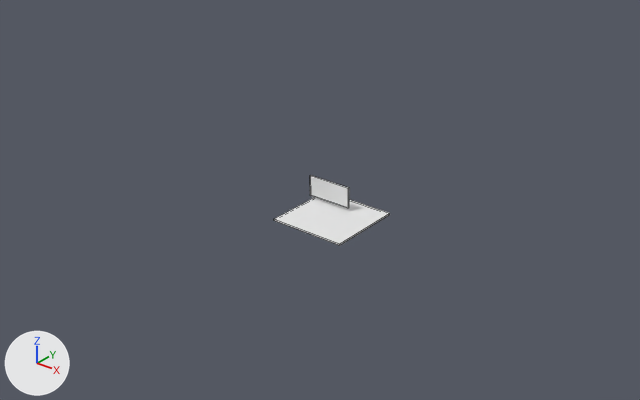
What one commit did to the Blender file ressources/42_run_world.blend.
The view is the same before and after, from a 50 mm camera at (122.1, -156.3, 96.0) aimed at (-0.2, -3.4, 1.1). The axes (+X, +Y, +Z) are drawn at lower left. The lights are the same throughout. Mesh edges are drawn as thin lines.

Objects in the first picture: 'BasicWall', 'FloorBlock'.
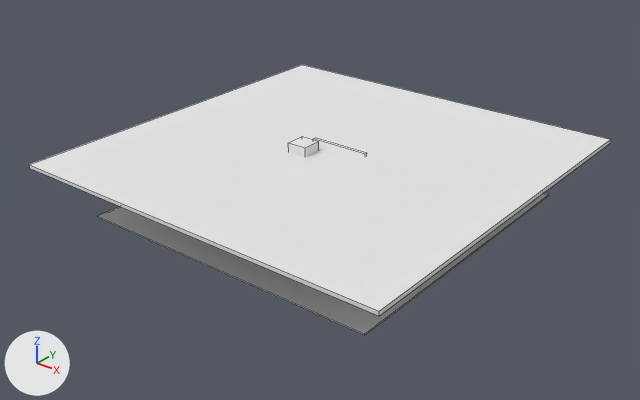
Where the change shows, as pixel boxes (x1, y1, x2, y2) in the pictures (640 x 400 px):
'CeilingBlock', added: after (29, 65, 611, 316)
'FloorBlock', mesh rescaled: before (274, 197, 390, 245); after (97, 192, 550, 335)
'BasicWall', reshaped, moved: before (310, 175, 349, 209); after (313, 138, 367, 155)
'ObstacleWall_1', added: after (289, 136, 319, 157)

Patch to the scene script:
```diff
--- a/ressources/42_run_world.blend.py
+++ b/ressources/42_run_world.blend.py
@@ mat_ceilingblock_mat @@
+mat_ceilingblock_mat = diffuse_material('CeilingBlock_mat')
+mat_ceilingblock_mat.base_color = (0.8, 0.8, 0.8)  # white #e7e7e7
@@ mat_obstaclewall_1mat @@
+mat_obstaclewall_1mat = diffuse_material('ObstacleWall_1mat')
+mat_obstaclewall_1mat.base_color = (0.8, 0.8, 0.8)  # white #e7e7e7
@@ me_cube_001 @@
 me_cube_001.from_pydata(...)  # 8 vertices, 6 faces; spans x -0.8..0.8, y -2.3..2.3, z -1.06..1.06
 # used by ob_floorblock; location = (4.5, -4.5, -1.5); scale = (12.4, 4.36, 0.188)
+# me_cube_001 part 1: the whole mesh is scaled about its middle by (4, 4, 1), then moved by (-0.36, 1.04, 0.0)
 me_cube_001.materials.append(mat_floorblockmat)
@@ me_cube @@
 me_cube.from_pydata(...)  # 8 vertices, 6 faces; spans x -6.0..6.0, y -0.2..0.2, z -2.5..3.0
 # used by ob_basicwall; location = (0.0, 0.0, 1.9)
-me_cube.vertices[0].co = (6.0, 0.2, -2.5)  # pixel (349, 208)
-me_cube.vertices[1].co = (6.0, -0.2, -2.5)  # pixel (348, 208)
-me_cube.vertices[2].co = (-6.0, -0.2, -2.5)  # pixel (310, 195)
-me_cube.vertices[3].co = (-6.0, 0.2, -2.5)  # pixel (311, 195)
-me_cube.vertices[4].co = (6.0, 0.2, 3.0)  # pixel (349, 187)
-me_cube.vertices[5].co = (6.0, -0.2, 3.0)  # pixel (348, 188)
-me_cube.vertices[6].co = (-6.0, -0.2, 3.0)  # pixel (309, 175)
-me_cube.vertices[7].co = (-6.0, 0.2, 3.0)  # pixel (310, 175)
+# me_cube part 2
+me_cube.vertices[0].co = (8.0, 0.4, -8.0)
+me_cube.vertices[1].co = (8.0, -0.4, -8.0)
+me_cube.vertices[2].co = (-8.0, -0.4, -8.0)
+me_cube.vertices[3].co = (-8.0, 0.4, -8.0)
+me_cube.vertices[4].co = (8.0, 0.4, 8.0)  # pixel (367, 153)
+me_cube.vertices[5].co = (8.0, -0.4, 8.0)  # pixel (365, 154)
+me_cube.vertices[6].co = (-8.0, -0.4, 8.0)  # pixel (313, 138)
+me_cube.vertices[7].co = (-8.0, 0.4, 8.0)  # pixel (315, 137)
 me_cube.materials.append(mat_wallmat)
@@ me_cube_004 @@
+me_cube_004.from_pydata(...)  # a box spanning x -10.0..10.0, y -10.0..10.0, z -12.5..-11.5
+me_cube_004.materials.append(mat_ceilingblock_mat)  # its picture is missing
@@ me_cube_002 @@
+me_cube_002.from_pydata(...)  # a box spanning x -2.6..2.6, y -2.6..2.6, z -8.6..8.6
+me_cube_002.materials.append(mat_obstaclewall_1mat)  # its picture is missing
@@ ob_basicwall @@
 ob_basicwall = bpy.data.objects.new('BasicWall', me_cube)
-ob_basicwall.location = (0.0, 0.0, 1.9)
+ob_basicwall.location = (0.0, 4.0, 5.2)
@@ ob_ceilingblock @@
+ob_ceilingblock = bpy.data.objects.new('CeilingBlock', me_cube_004)
+ob_ceilingblock.location = (0.0, 0.0, 24.4)
+ob_ceilingblock.scale = (5.0, 5.0, 1.0)
@@ ob_obstaclewall_1 @@
+ob_obstaclewall_1 = bpy.data.objects.new('ObstacleWall_1', me_cube_002)
+ob_obstaclewall_1.location = (-5.0, -3.7, 6.7)
```
